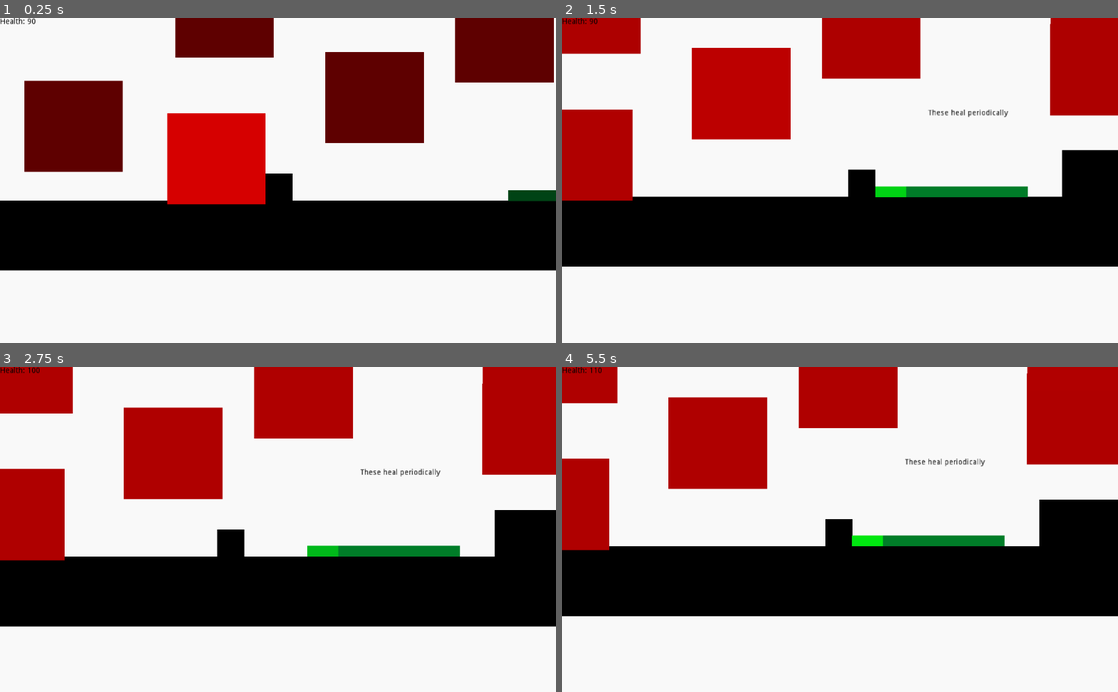
Above: before the commit, frames 1-4 (two rows, left to right).
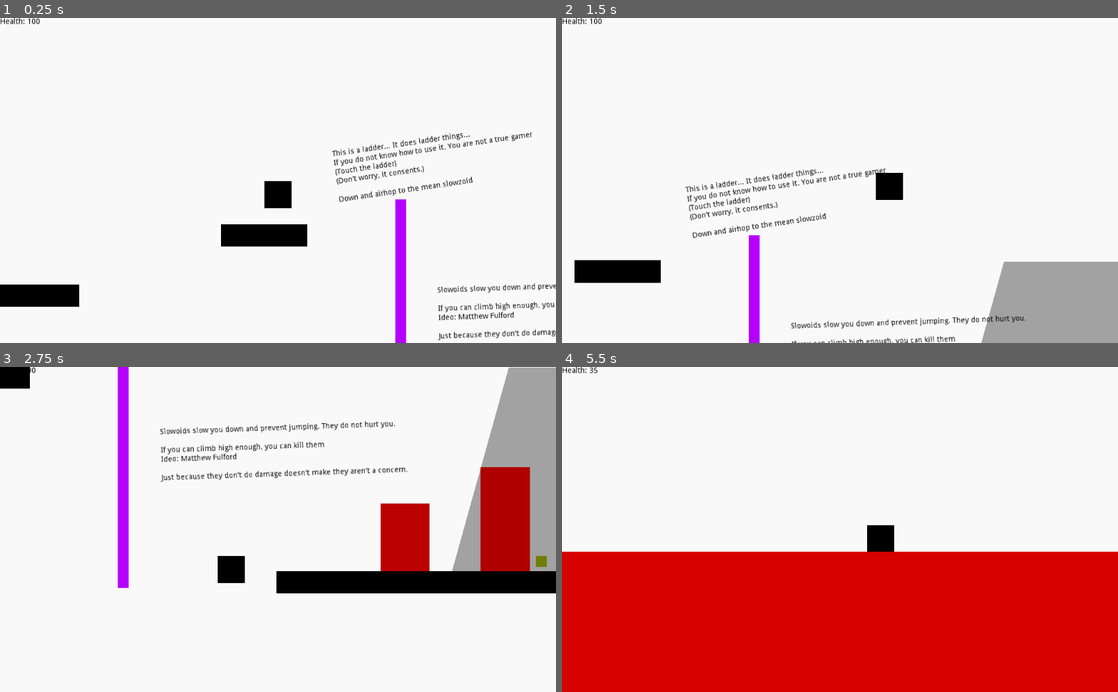
Above: after the commit, the same moments.

Repository: RavenJFelix/Square
Game: Godot game, scene res://levelz/level_0/level_0.tscn
Two runs of this game, one before a commit and one after it. Both use one fixed random seed, a clock stepped at 60 frames per second and the inputs below.
Inputs:
- Up to frame 1 (0.25 s): no input
- Up to frame 2 (1.5 s): hold Right (ui_right) from 0.53 s (still down); tap Up (ui_up) at 0.77 s
- Up to frame 3 (2.75 s): tap Up (ui_up) at 1.52 s; release Right (ui_right) at 2.03 s; hold Left (ui_left) from 2.03 s (still down)
- Up to frame 4 (5.5 s): release Left (ui_left) at 2.78 s; hold Right (ui_right) 2.78-4.28 s; tap Up (ui_up) at 3.02, 3.77, 4.52 s; hold Left (ui_left) 4.28-5.03 s; hold Right (ui_right) from 5.03 s (still down)

The runs differ from the first frame. In frame 1, 45% of the frame differs, in the area x 0-100%, y 0-100%; in frame 2, 49%; in frame 3, 44%; in frame 4, 65%.

Commit message:
Fix explosions

Diff:
--- a/entity/npc/enemies/missile/missile.gd
+++ b/entity/npc/enemies/missile/missile.gd
@@ -20,7 +20,7 @@
 
 func _explode():
 	var boom = explosion.instance()
-	get_parent().call_deferred("add_child", boom)
+	get_node("/root").call_deferred("add_child", boom)
 	boom.global_position = global_position
 	queue_free()
 
--- a/levelz/level_0/level_0.tscn
+++ b/levelz/level_0/level_0.tscn
@@ -13,14 +13,15 @@
 [node name="Manager" type="Node2D"]
 
 [node name="KinematicBody2D" parent="." instance=ExtResource( 1 )]
-position = Vector2( -1003.17, 90.7323 )
+position = Vector2( 2663.72, -998.762 )
 
 [node name="ladder" parent="." instance=ExtResource( 2 )]
-position = Vector2( 2646.89, 11.8719 )
+position = Vector2( 2889.58, -721.769 )
 scale = Vector2( 1, 22.7726 )
 
 [node name="Damage" type="Node2D" parent="."]
-position = Vector2( -2586.54, 74.9484 )
+editor/display_folded = true
+position = Vector2( -2684.86, 74.9484 )
 
 [node name="StaticBody2D" parent="Damage" instance=ExtResource( 3 )]
 position = Vector2( 1838.23, 129.228 )
@@ -46,7 +47,10 @@
 Don't fall, I haven't coded death yet
 (for you at least). which means you will be
 stuck falling into an eternal void...
-Yeah. Welcome to alpha testing."
+Yeah. Welcome to alpha testing.
+
+EPILEPSY WARNING!!!!!!!!!!!!!!!!!!!!!!!!!!!!!!
+SOME THINGS ARE REALLY FLASHY"
 
 [node name="Intro4" type="Label" parent="Damage"]
 margin_left = 352.702
@@ -57,7 +61,9 @@
 custom_colors/font_color = Color( 0, 0, 0, 1 )
 text = "These damage you periodically
 
-You can also double-jump"
+You can also double-jump
+
+EPILEPSY WARNING!!! SOME THINGSS ARE REALLY FLASHY!!!!"
 
 [node name="HurtPlatform2" parent="Damage" instance=ExtResource( 4 )]
 position = Vector2( 582.006, -36.5732 )
@@ -110,7 +116,8 @@
 margin_right = 2184.05
 margin_bottom = -82.5784
 custom_colors/font_color = Color( 0, 0, 0, 1 )
-text = "These heal periodically"
+text = "These heal you periodically
+Touch them until you are fully healed"
 
 [node name="HurtPlatform" parent="Damage" instance=ExtResource( 4 )]
 position = Vector2( 1213.57, -72.6093 )
@@ -165,17 +172,71 @@
 scale = Vector2( 29.1356, 8.62742 )
 
 [node name="SlowzoidsandMinez" type="Node2D" parent="."]
+editor/display_folded = true
+position = Vector2( -98.3174, 0 )
 
 [node name="StaticBody2D3" parent="SlowzoidsandMinez" instance=ExtResource( 3 )]
-position = Vector2( 2134.97, 236.927 )
-scale = Vector2( 109.194, 3.64487 )
+position = Vector2( 1304.52, 236.927 )
+scale = Vector2( 26.1488, 3.64487 )
 
 [node name="StaticBody2D4" parent="SlowzoidsandMinez" instance=ExtResource( 3 )]
 position = Vector2( 2383.03, 174.177 )
 scale = Vector2( 7.95346, 2.0697 )
 
 [node name="StaticBody2D7" parent="SlowzoidsandMinez" instance=ExtResource( 3 )]
-position = Vector2( 1802.32, -120.889 )
+position = Vector2( 1531.57, 186.911 )
+scale = Vector2( 7.95346, 2.0697 )
+
+[node name="StaticBody2D8" parent="SlowzoidsandMinez" instance=ExtResource( 3 )]
+position = Vector2( 1597.12, 147.961 )
+scale = Vector2( 7.95346, 2.0697 )
+
+[node name="StaticBody2D9" parent="SlowzoidsandMinez" instance=ExtResource( 3 )]
+position = Vector2( 1677.87, 116.611 )
+scale = Vector2( 7.95346, 2.0697 )
+
+[node name="StaticBody2D10" parent="SlowzoidsandMinez" instance=ExtResource( 3 )]
+position = Vector2( 1770.02, 77.6611 )
+scale = Vector2( 7.95346, 2.0697 )
+
+[node name="StaticBody2D11" parent="SlowzoidsandMinez" instance=ExtResource( 3 )]
+position = Vector2( 1905.39, -8.0764 )
+scale = Vector2( 7.95346, 2.0697 )
+
+[node name="StaticBody2D12" parent="SlowzoidsandMinez" instance=ExtResource( 3 )]
+position = Vector2( 2035.55, -80.9264 )
+scale = Vector2( 7.95346, 2.0697 )
+
+[node name="StaticBody2D13" parent="SlowzoidsandMinez" instance=ExtResource( 3 )]
+position = Vector2( 2149.54, -164.926 )
+scale = Vector2( 7.95346, 2.0697 )
+
+[node name="StaticBody2D14" parent="SlowzoidsandMinez" instance=ExtResource( 3 )]
+position = Vector2( 1830.54, -261.927 )
+scale = Vector2( 7.95346, 2.0697 )
+
+[node name="StaticBody2D15" parent="SlowzoidsandMinez" instance=ExtResource( 3 )]
+position = Vector2( 1606.61, -355.235 )
+scale = Vector2( 7.95346, 2.0697 )
+
+[node name="StaticBody2D16" parent="SlowzoidsandMinez" instance=ExtResource( 3 )]
+position = Vector2( 1391.75, -443.632 )
+scale = Vector2( 7.95346, 2.0697 )
+
+[node name="StaticBody2D17" parent="SlowzoidsandMinez" instance=ExtResource( 3 )]
+position = Vector2( 1173.21, -534.484 )
+scale = Vector2( 7.95346, 2.0697 )
+
+[node name="StaticBody2D18" parent="SlowzoidsandMinez" instance=ExtResource( 3 )]
+position = Vector2( 1425.33, -585.792 )
+scale = Vector2( 7.95346, 2.0697 )
+
+[node name="StaticBody2D19" parent="SlowzoidsandMinez" instance=ExtResource( 3 )]
+position = Vector2( 2316.59, -771.932 )
+scale = Vector2( 7.95346, 2.0697 )
+
+[node name="StaticBody2D20" parent="SlowzoidsandMinez" instance=ExtResource( 3 )]
+position = Vector2( 2736.77, -882.691 )
 scale = Vector2( 7.95346, 2.0697 )
 
 [node name="Intro5" type="Label" parent="SlowzoidsandMinez"]
@@ -188,13 +249,46 @@
 text = "Climb to kill it!"
 
 [node name="HurtPlatform2" parent="SlowzoidsandMinez" instance=ExtResource( 6 )]
-position = Vector2( 1313.74, 188.47 )
+position = Vector2( 1463.08, 135.079 )
 
 [node name="HurtPlatform3" parent="SlowzoidsandMinez" instance=ExtResource( 6 )]
-position = Vector2( 1365.42, 190.361 )
+position = Vector2( 1173.52, 157.088 )
+
+[node name="HurtPlatform9" parent="SlowzoidsandMinez" instance=ExtResource( 6 )]
+position = Vector2( 1249.35, 157.088 )
+
+[node name="HurtPlatform10" parent="SlowzoidsandMinez" instance=ExtResource( 6 )]
+position = Vector2( 1321.31, 157.088 )
+
+[node name="HurtPlatform11" parent="SlowzoidsandMinez" instance=ExtResource( 6 )]
+position = Vector2( 1396.37, 157.088 )
 
 [node name="HurtPlatform4" parent="SlowzoidsandMinez" instance=ExtResource( 6 )]
-position = Vector2( 1423.4, 191.622 )
+position = Vector2( 1564.23, 77.8762 )
+
+[node name="HurtPlatform12" parent="SlowzoidsandMinez" instance=ExtResource( 6 )]
+position = Vector2( 1711.25, 3.59317 )
+
+[node name="HurtPlatform13" parent="SlowzoidsandMinez" instance=ExtResource( 6 )]
+position = Vector2( 1895.25, -62.4068 )
+
+[node name="HurtPlatform14" parent="SlowzoidsandMinez" instance=ExtResource( 6 )]
+position = Vector2( 1982.25, -149.036 )
+
+[node name="HurtPlatform15" parent="SlowzoidsandMinez" instance=ExtResource( 6 )]
+position = Vector2( 1835.64, -311.123 )
+
+[node name="HurtPlatform17" parent="SlowzoidsandMinez" instance=ExtResource( 6 )]
+position = Vector2( 1381.85, -493.59 )
+
+[node name="HurtPlatform19" parent="SlowzoidsandMinez" instance=ExtResource( 6 )]
+position = Vector2( 1640.79, -715.696 )
+
+[node name="HurtPlatform18" parent="SlowzoidsandMinez" instance=ExtResource( 6 )]
+position = Vector2( 1173.99, -582.444 )
+
+[node name="HurtPlatform16" parent="SlowzoidsandMinez" instance=ExtResource( 6 )]
+position = Vector2( 1605.94, -402.347 )
 
 [node name="HurtPlatform5" parent="SlowzoidsandMinez" instance=ExtResource( 6 )]
 position = Vector2( 1577.18, 190.991 )
@@ -209,19 +303,44 @@
 position = Vector2( 1828.02, 185.949 )
 
 [node name="Intro3" type="Label" parent="SlowzoidsandMinez"]
-margin_left = 1120.97
-margin_top = 158.445
-margin_right = 1556.97
-margin_bottom = 308.445
+margin_left = 1074.87
+margin_top = 19.538
+margin_right = 1510.87
+margin_bottom = 169.538
 rect_rotation = -2.47876
 custom_colors/font_color = Color( 0, 0, 0, 1 )
 text = "These are mines, they explode."
 
+[node name="Intro4" type="Label" parent="SlowzoidsandMinez"]
+margin_left = 1659.39
+margin_top = -151.176
+margin_right = 2095.39
+margin_bottom = -1.17566
+rect_rotation = -2.47876
+custom_colors/font_color = Color( 0, 0, 0, 1 )
+text = "You probably hate me for this :)"
+
+[node name="Intro6" type="Label" parent="SlowzoidsandMinez"]
+margin_left = 1571.7
+margin_top = -821.723
+margin_right = 2007.7
+margin_bottom = -671.723
+rect_rotation = 15.4874
+custom_colors/font_color = Color( 0, 0, 0, 1 )
+text = "Try double jumping to avoid damage"
+
+[node name="HurtPlatform" parent="SlowzoidsandMinez" instance=ExtResource( 4 )]
+position = Vector2( 1914.34, -693.805 )
+scale = Vector2( 8.16494, 2.05162 )
+
 [node name="Slowzoid_Finale" type="Node2D" parent="."]
+editor/display_folded = true
+position = Vector2( 507.553, -312.341 )
 
 [node name="StaticBody2D8" parent="Slowzoid_Finale" instance=ExtResource( 3 )]
 position = Vector2( 3669.02, -191.55 )
 scale = Vector2( 100.504, 2.0697 )
+z_index = 2
 
 [node name="ladder2" parent="Slowzoid_Finale" instance=ExtResource( 2 )]
 position = Vector2( 4148.16, -717.691 )
@@ -235,31 +354,45 @@
 position = Vector2( 3175.47, -396.234 )
 
 [node name="HurtPlatform10" parent="Slowzoid_Finale" instance=ExtResource( 4 )]
-position = Vector2( 3268.37, -229.212 )
-scale = Vector2( 4.53279, 1.64263 )
+position = Vector2( 3085.33, -306.029 )
+scale = Vector2( 4.53279, 9.83891 )
+
+[node name="HurtPlatform13" parent="Slowzoid_Finale" instance=ExtResource( 4 )]
+position = Vector2( 3282.6, -304.769 )
+scale = Vector2( 4.53279, 9.83891 )
+
+[node name="HurtPlatform14" parent="Slowzoid_Finale" instance=ExtResource( 4 )]
+position = Vector2( 3526.32, -308.959 )
+scale = Vector2( 4.53279, 9.83891 )
 
 [node name="HurtPlatform11" parent="Slowzoid_Finale" instance=ExtResource( 4 )]
 position = Vector2( 3630.64, -218.644 )
 scale = Vector2( 4.53279, 1.64263 )
 
 [node name="HurtPlatform12" parent="Slowzoid_Finale" instance=ExtResource( 4 )]
-position = Vector2( 2885.65, -230.282 )
-scale = Vector2( 4.53279, 1.64263 )
+position = Vector2( 2901.09, -267.772 )
+scale = Vector2( 4.53279, 6.93529 )
 
 [node name="BasicMine" parent="Slowzoid_Finale" instance=ExtResource( 6 )]
-position = Vector2( 3113.23, -224.503 )
+position = Vector2( 3217.8, -229.083 )
+
+[node name="BasicMine4" parent="Slowzoid_Finale" instance=ExtResource( 6 )]
+position = Vector2( 3151.82, -230.665 )
 
 [node name="BasicMine2" parent="Slowzoid_Finale" instance=ExtResource( 6 )]
-position = Vector2( 3439.89, -228.79 )
+position = Vector2( 3457.41, -234.937 )
+
+[node name="BasicMine5" parent="Slowzoid_Finale" instance=ExtResource( 6 )]
+position = Vector2( 3349.53, -234.937 )
 
 [node name="BasicMine3" parent="Slowzoid_Finale" instance=ExtResource( 6 )]
 position = Vector2( 3762.26, -223.646 )
 
 [node name="Intro6" type="Label" parent="Slowzoid_Finale"]
-margin_left = 2429.53
-margin_top = 33.5854
-margin_right = 2903.53
-margin_bottom = 149.585
+margin_left = 2255.11
+margin_top = -727.162
+margin_right = 2729.11
+margin_bottom = -611.162
 rect_rotation = -8.29175
 custom_colors/font_color = Color( 0, 0, 0, 1 )
 text = "This is a ladder... It does ladder things...
@@ -267,13 +400,13 @@
 (Touch the ladder)
 (Don't worry, it consents.)
 
-Climb up."
+Down and airhop to the mean slowzoid"
 
 [node name="Intro8" type="Label" parent="Slowzoid_Finale"]
-margin_left = 3753.91
-margin_top = -558.401
-margin_right = 4227.91
-margin_bottom = -442.402
+margin_left = 3650.52
+margin_top = -707.022
+margin_right = 4124.52
+margin_bottom = -591.023
 rect_rotation = 10.2007
 custom_colors/font_color = Color( 0, 0, 0, 1 )
 text = "Climb this ridiculously large ladder.
@@ -282,10 +415,10 @@
 green block"
 
 [node name="Intro7" type="Label" parent="Slowzoid_Finale"]
-margin_left = 2472.91
-margin_top = -402.558
-margin_right = 2946.91
-margin_bottom = -218.558
+margin_left = 2449.39
+margin_top = -476.067
+margin_right = 2923.39
+margin_bottom = -292.067
 rect_rotation = -1.96505
 custom_colors/font_color = Color( 0, 0, 0, 1 )
 text = "Slowoids slow you down and prevent jumping. They do not hurt you.
@@ -293,7 +426,7 @@
 If you can climb high enough, you can kill them
 Ideo: Matthew Fulford
 
-Just because they don't do damage doesn't make they are a concern."
+Just because they don't do damage doesn't make they aren't a concern."
 
 [node name="HealingBlock8" parent="Slowzoid_Finale" instance=ExtResource( 5 )]
 position = Vector2( 3984.37, -215.204 )
@@ -311,6 +444,8 @@
 damage_time = 0.25
 
 [node name="Missilez" type="Node2D" parent="."]
+editor/display_folded = true
+position = Vector2( 1053.78, 0 )
 
 [node name="Polygon2D2" parent="Missilez" instance=ExtResource( 3 )]
 position = Vector2( 4816.08, -1259.38 )
@@ -354,6 +489,8 @@
 scale = Vector2( 1, 34.8343 )
 
 [node name="Chasers2" type="Node2D" parent="."]
+editor/display_folded = true
+position = Vector2( 1053.78, 0 )
 
 [node name="Polygon2D" parent="Chasers2" instance=ExtResource( 3 )]
 position = Vector2( 5232.39, -1865.33 )
@@ -601,6 +738,13 @@
 position = Vector2( 7569.99, -2526.32 )
 scale = Vector2( 19.0462, 1 )
 
+[node name="HurtPlatform" parent="." instance=ExtResource( 4 )]
+position = Vector2( -420.196, 1892.64 )
+scale = Vector2( 494.388, 109.067 )
+damage = 5
+damage_time = 0.05
+color_restore_speed = 0.5
+
 [editable path="Slowzoid_Finale/HurtPlatform12"]
 
 [editable path="Missilez/missile-shooter"]
--- a/map/hazard/basic-mine/basic-mine.gd
+++ b/map/hazard/basic-mine/basic-mine.gd
@@ -4,6 +4,7 @@
 func _on_StaticBody2D_body_entered(body):
 	if body.has_method("is_player"):
 		var boom = explosion.instance()
-		get_parent().call_deferred("add_child", boom)
-		boom.global_position = $Position2D.global_position
+		boom.global_position = global_position
+		get_node("/root").call_deferred("add_child", boom)
+
 		queue_free()
--- a/map/hazard/missile-shooter/missile-shooter.gd
+++ b/map/hazard/missile-shooter/missile-shooter.gd
@@ -21,7 +21,7 @@
 	le_missile.rotation = $MissileSpawn.rotation
 	le_missile.speed = missile_speed
 	le_missile.timeout = missile_timout
-	get_parent().call_deferred("add_child", le_missile)
+	get_node("/root").call_deferred("add_child", le_missile)
 
 
 
